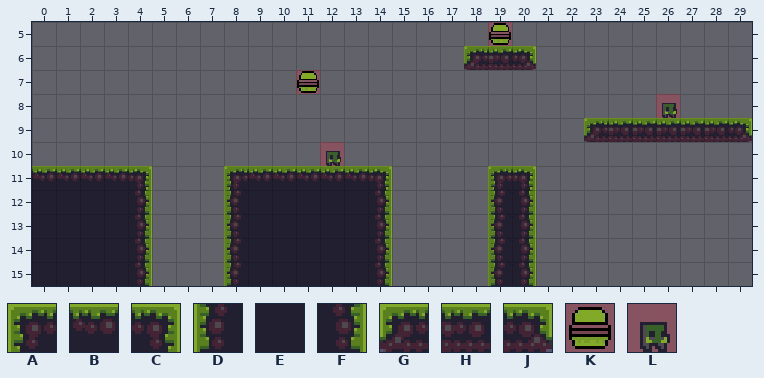
Two states of a Tiled map, Assets/Tilemap/map1.tmx. Above is the file before it was changed.
Cells are 16x16 px. Shown: x 0..29, y 5..15.
Key: from "tileset": A 0, B 1, C 2, D 12, E 13, F 14, G 42, H 43, J 44, K 46, L 47.
_ is an empty cell.
Layer "Tile Layer 1" before, first column x 0:
 5 ___________________K__________
 6 __________________GHJ_________
 7 ___________K__________________
 8 __________________________L___
 9 _______________________GHHHHHJ
10 ____________L_________________
11 BBBBC___ABBBBBC____AC_________
12 EEEEF___DEEEEEF____DF_________
13 EEEEF___DEEEEEF____DF_________
14 EEEEF___DEEEEEF____DF_________
15 EEEEF___DEEEEEF____DF_________
The result:
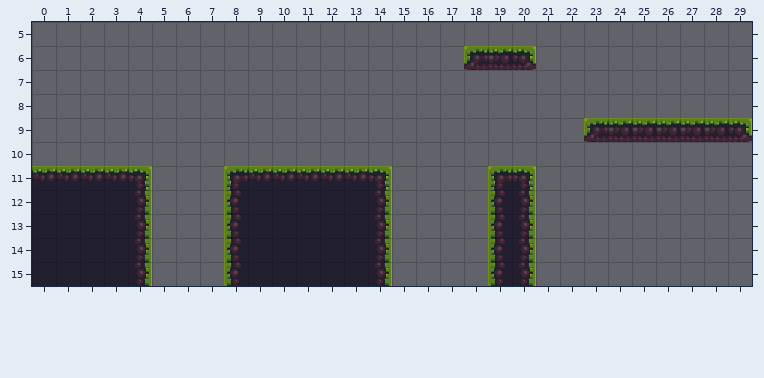
Changes in this commit:
Changed rows in their new state; . is an unchanged cell.
Layer "Tile Layer 1":
first column x 11:
 5 ........_.......
 7 _...............
 8 ..............._
10 ._..............
Pixel boxes of the changes (left, top, right, bottom) in both pictures:
removed: (488, 22, 512, 46)
removed: (296, 70, 320, 94)
removed: (656, 94, 680, 118)
removed: (320, 142, 344, 166)
